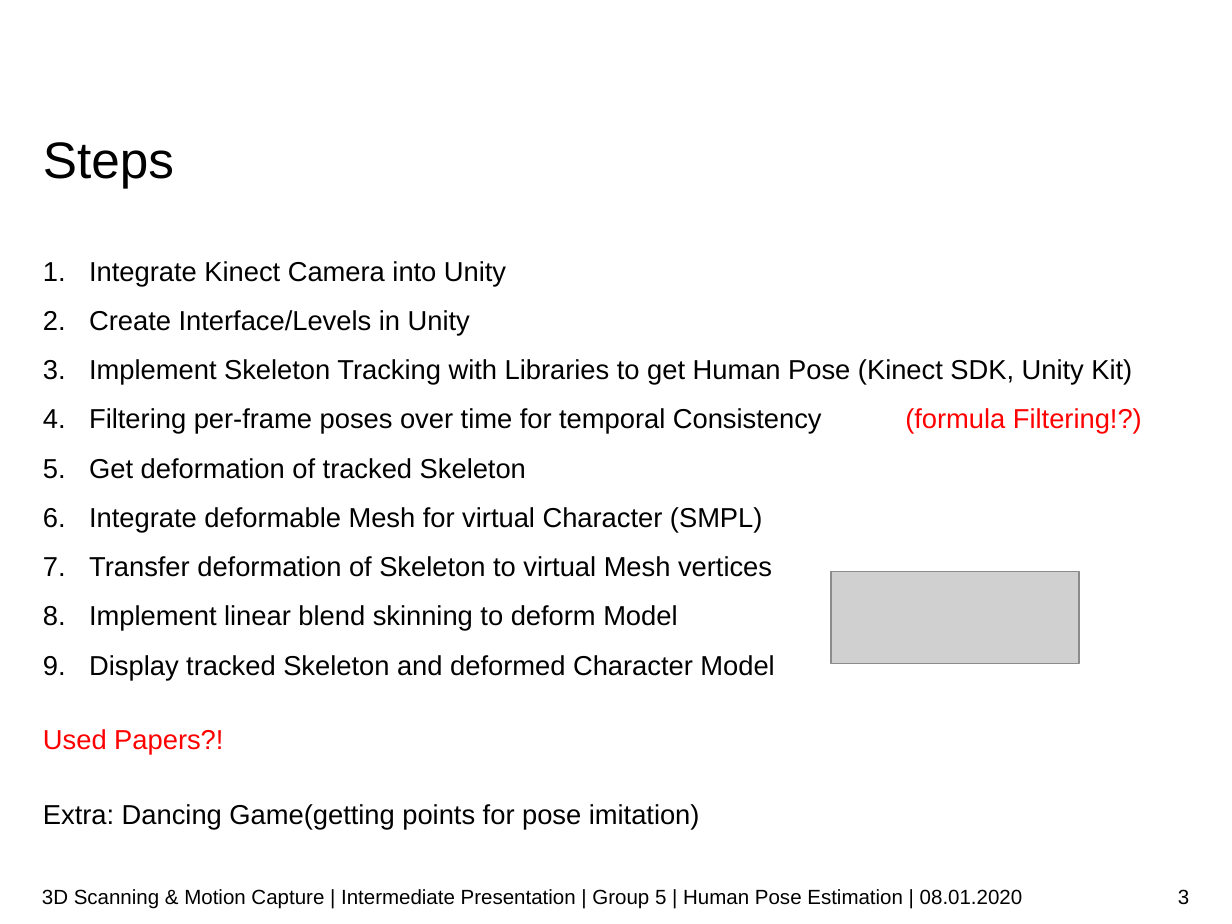
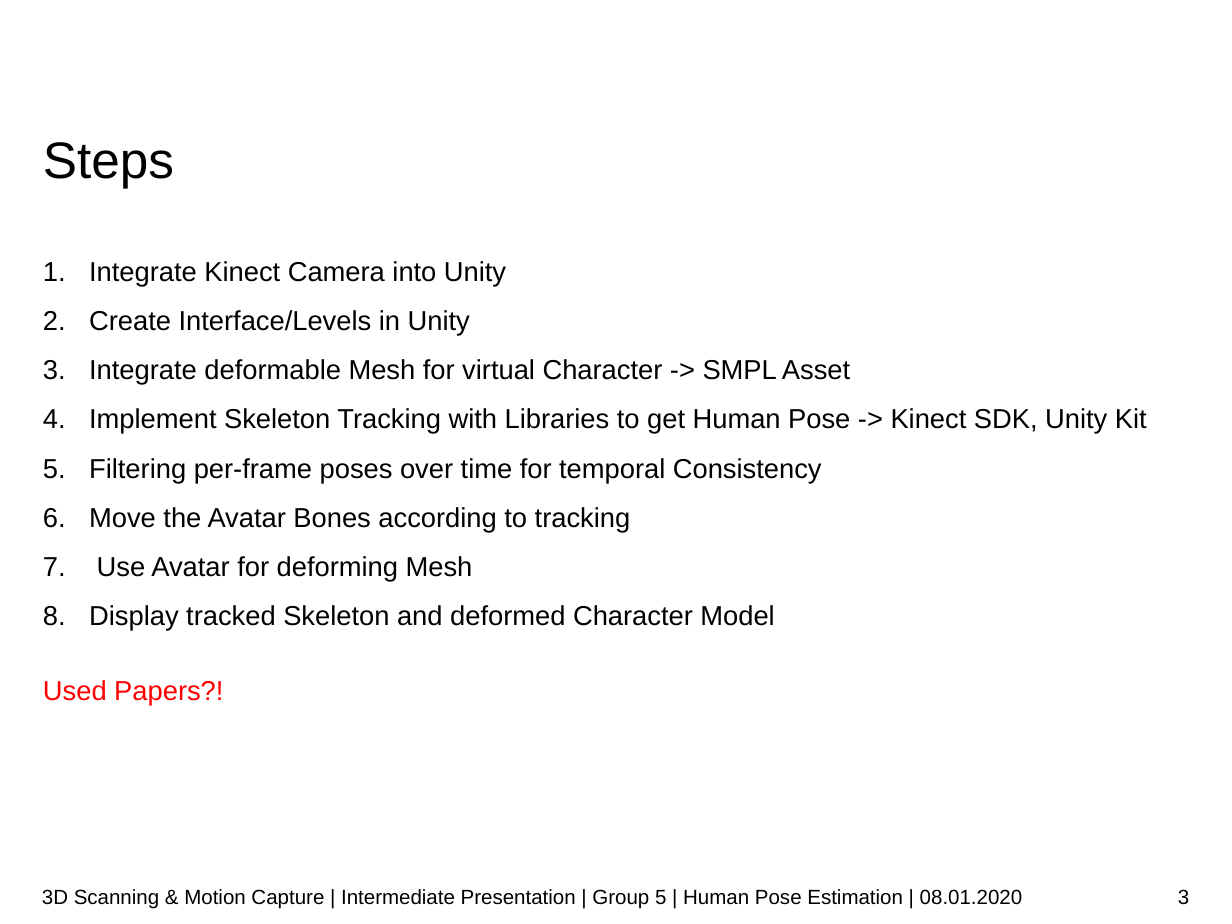
Before and after one commit to qiaoqiao7878/3DScanProject, a slide deck: slide 3 of Presentation/IntermediatePres.pptx. Drawn at 1232x924 pixels with LibreOffice and Linux fonts; fonts in the diff are those of the drawing; grey boxes stand for pictures; background and template pictures are left out. Boxes give left, top, right and bottom in pixels: in the first picture for what was removed or moved away, otherwise in the second. Text is boxed around its words. In the diff, an @@ line names an element or a change of style, - is before the commit and + after.

```diff
--- a/Presentation/IntermediatePres.pptx
+++ b/Presentation/IntermediatePres.pptx
@@ text at (89,359,1147,582): text changed @@
-3. Implement Skeleton Tracking with Libraries to get Human Pose (Kinect SDK, Unity Kit)
-4. Filtering per-frame poses over time for temporal Consistency (formula Filtering!?)
-5. Get deformation of tracked Skeleton
-6. Integrate deformable Mesh for virtual Character (SMPL)
-7. Transfer deformation of Skeleton to virtual Mesh vertices
-8. Implement linear blend skinning to deform Model
+3. Integrate deformable Mesh for virtual Character -> SMPL Asset
+4. Implement Skeleton Tracking with Libraries to get Human Pose -> Kinect SDK, Unity Kit
+5. Filtering per-frame poses over time for temporal Consistency
+6. Move the Avatar Bones according to tracking
+7. Use Avatar for deforming Mesh
@@ picture removed at (832,572,1079,663) @@
@@ text at (43,804,700,830): paragraph removed @@
-Extra: Dancing Game(getting points for pose imitation)
```
Also in this commit, not shown: 1 other slide changed, 3 slides added, 1 other file.
